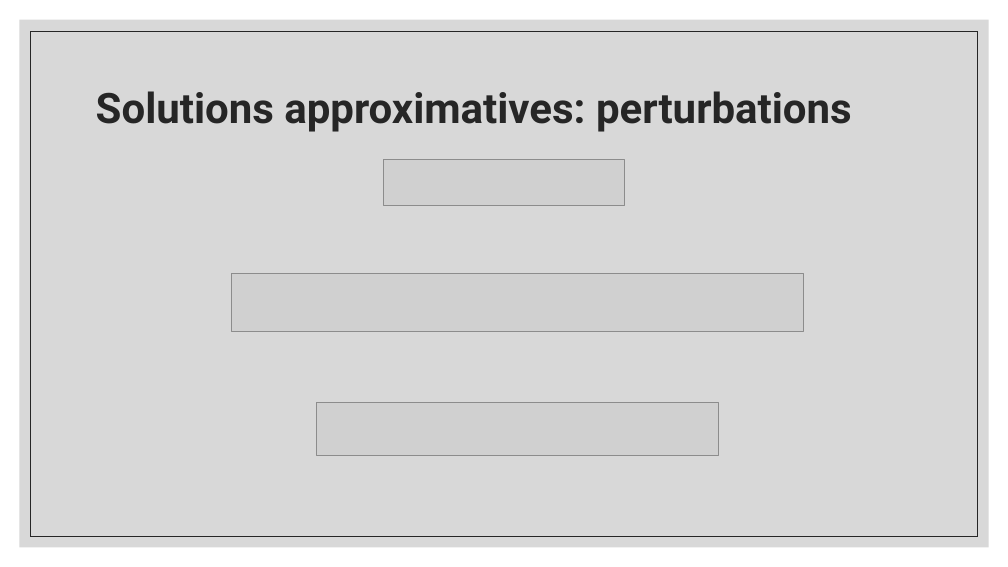
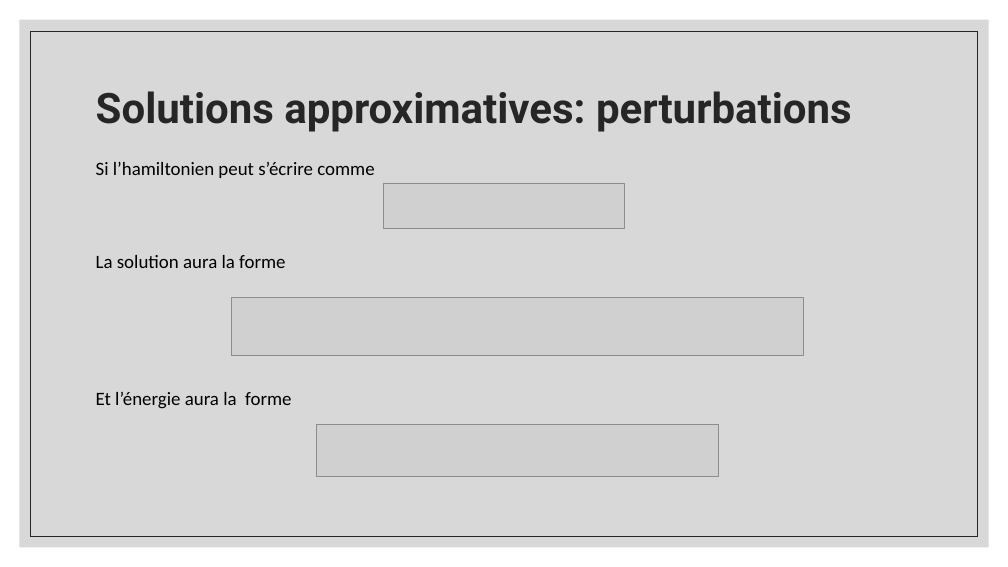
Before and after one commit to gahem1/Physique_Numerique, a slide deck: slide 27 of Solutions d’une équation aux valeurs propres.pptx. Drawn at 1008x567 pixels with LibreOffice and Linux fonts; fonts in the diff are those of the drawing; grey boxes stand for pictures. Boxes give left, top, right and bottom in pixels: in the first picture for what was removed or moved away, otherwise in the second. Text is boxed around its words. In the diff, an @@ line names an element or a change of style, - is before the commit and + after.

```diff
--- a/Solutions d’une équation aux valeurs propres.pptx
+++ b/Solutions d’une équation aux valeurs propres.pptx
@@ text added at (96, 162, 374, 178), 18 pt, text #000000 @@
+Si l’hamiltonien peut s’écrire comme
@@ picture: place and size @@
-picture at (383, 160, 625, 205)
+picture at (383, 183, 625, 228)
@@ text added at (96, 255, 285, 268), 18 pt, text #000000 @@
+La solution aura la forme
@@ picture: place and size @@
-picture at (231, 273, 803, 331)
+picture at (231, 297, 803, 355)
@@ text added at (96, 392, 291, 409), 18 pt, text #000000 @@
+Et l’énergie aura la forme
@@ picture: place and size @@
-picture at (316, 403, 718, 456)
+picture at (316, 424, 718, 477)
```
Also in this commit, not shown: 3 other slides changed.
